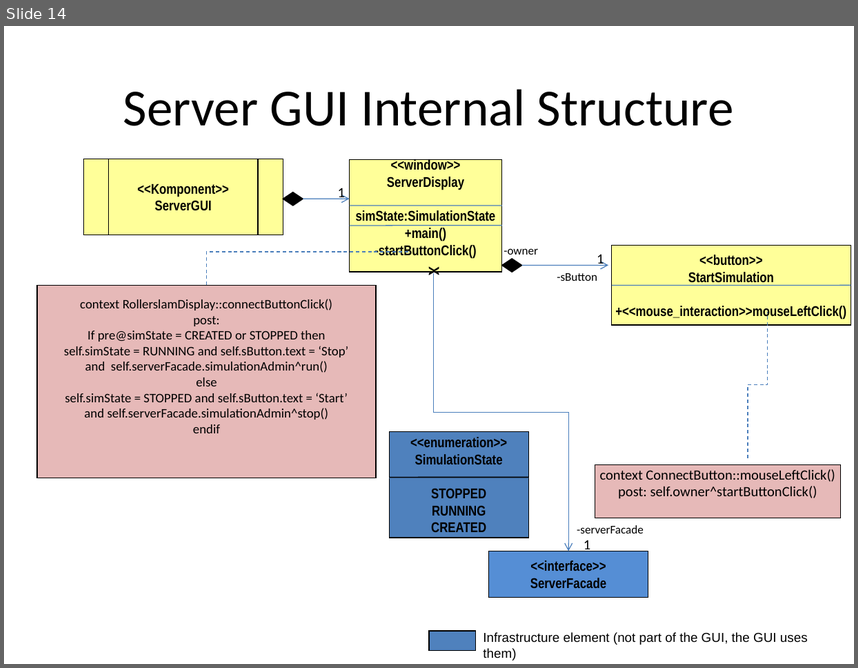
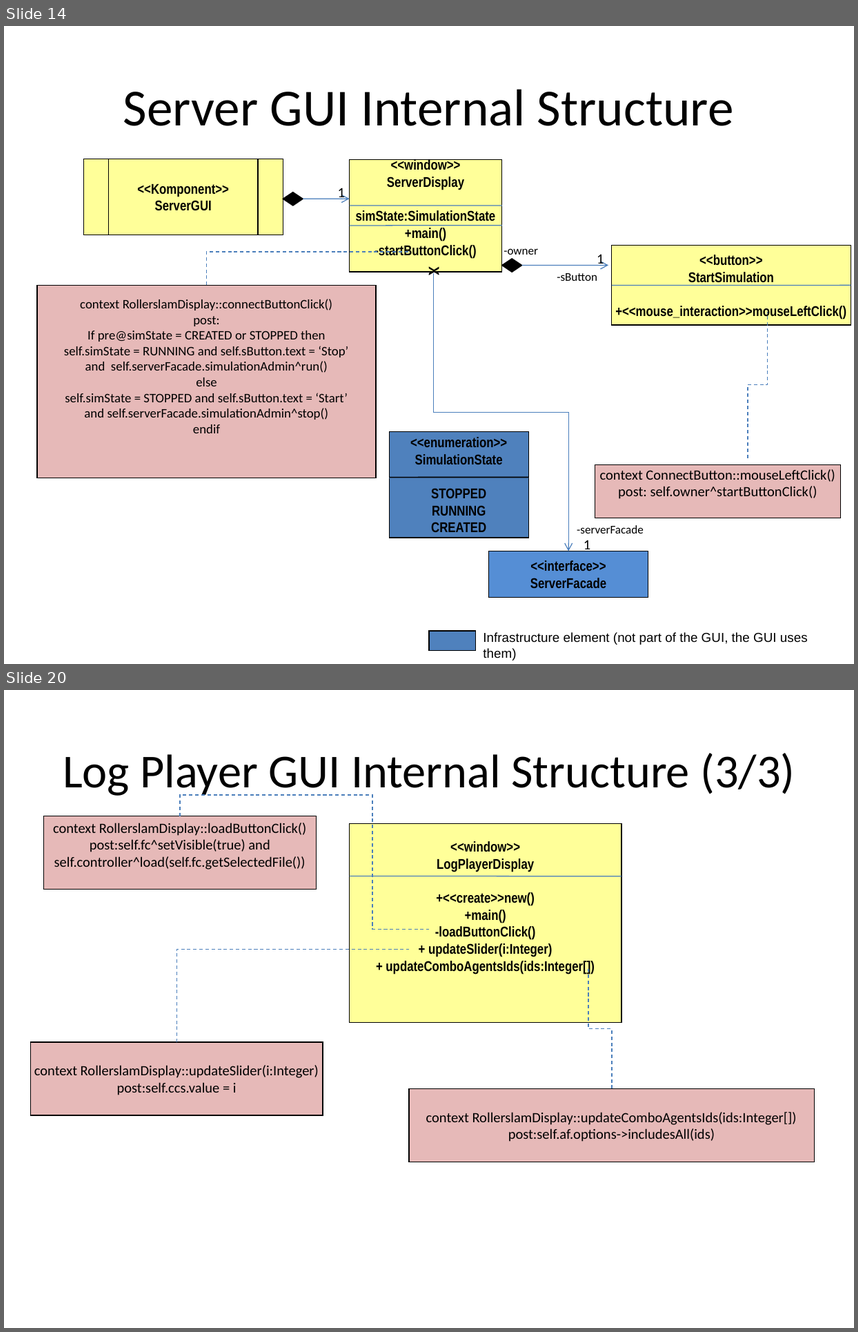
Before and after one commit to krishprince/rollerslam, a slide deck: docs/GUI/GUIModels.ppt. Shown one above the other, each under a label of ours: slide 14 before the commit, slides 14 and 20 after it; the slides between them are not shown. The pictures are 858x668 and 858x1332 pixels, drawn with LibreOffice and Linux fonts; fonts in the diff are those of the drawing. Boxes give left, top, right and bottom in pixels: in the first picture for what was removed or moved away, otherwise in the second. Text is boxed around its words. In the diff, an @@ line names an element or a change of style, - is before the commit and + after.

Commit message:
Log player GUI models.

```diff
--- a/docs/GUI/GUIModels.ppt
+++ b/docs/GUI/GUIModels.ppt
@@ slide 20 added at <box>4,690,854,1328</box>, background #FFFFFF @@
@@ title added at <box>63,753,795,798</box>, 40 pt, text #000000 @@
+Log Player GUI Internal Structure (3/3)
@@ elbow line added from (180, 816) to (429, 929), #4A7EBB 0.74 pt dashed @@
@@ rectangle added at <box>44,816,316,889</box>, fill #E6B9B8, outline #000000 0.74 pt, 12 pt, text #000000 @@
+context RollerslamDisplay::loadButtonClick()
+post:self.fc^setVisible(true) and
+self.controller^load(self.fc.getSelectedFile())
@@ rectangle added at <box>349,823,621,1023</box>, fill #FFFF99, outline #000000 0.74 pt, 12 pt, text #000000, bold @@
+<<window>>
+LogPlayerDisplay
++<<create>>new()
++main()
+-loadButtonClick()
++ updateSlider(i:Integer)
++ updateComboAgentsIds(ids:Integer[])
@@ line added from (349, 876) to (622, 876), #4A7EBB 0.74 pt @@
@@ elbow line added from (176, 1042) to (410, 949), #4A7EBB 0.74 pt dashed @@
@@ elbow line added from (612, 1089) to (589, 969), #4A7EBB 0.74 pt dashed @@
@@ rectangle added at <box>30,1042,323,1115</box>, fill #E6B9B8, outline #000000 0.74 pt, 12 pt, text #000000 @@
+context RollerslamDisplay::updateSlider(i:Integer)
+post:self.ccs.value = i
@@ rectangle added at <box>410,1089,815,1162</box>, fill #E6B9B8, outline #000000 0.74 pt, 12 pt, text #000000 @@
+context RollerslamDisplay::updateComboAgentsIds(ids:Integer[])
+post:self.af.options->includesAll(ids)
```
Also in this commit, not shown: 2 slides changed, 10 other slides added.
